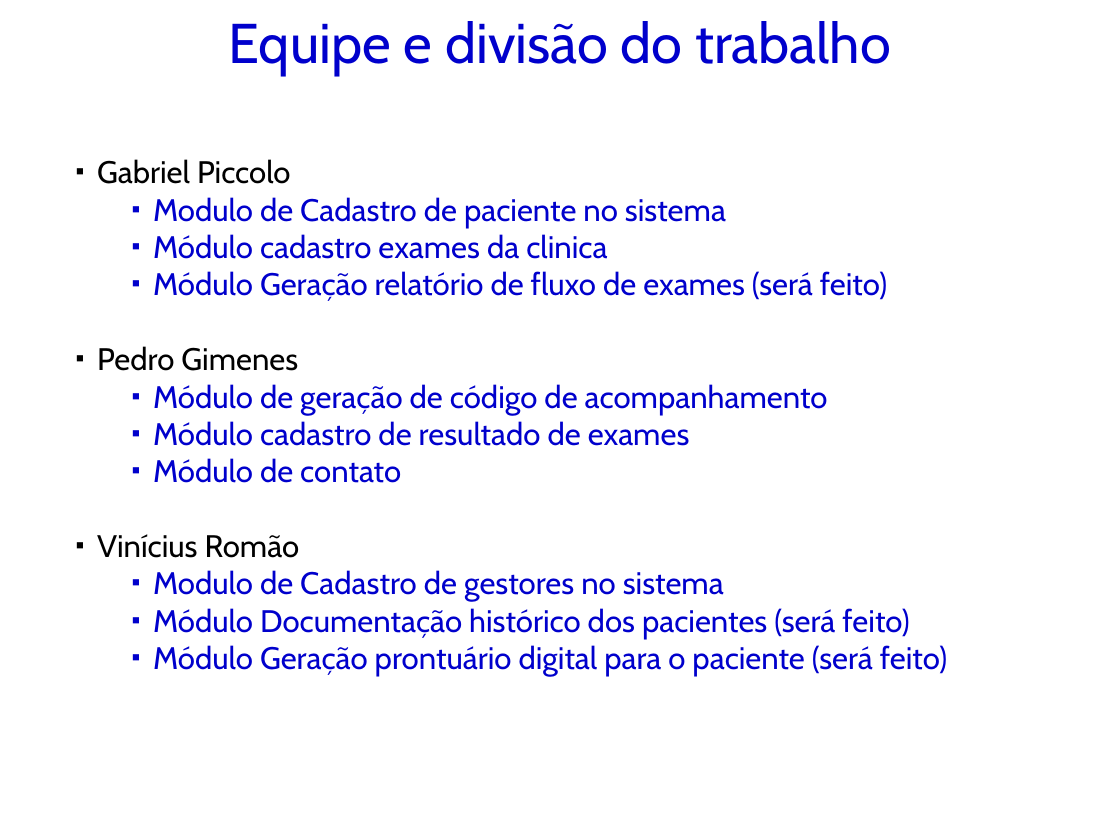
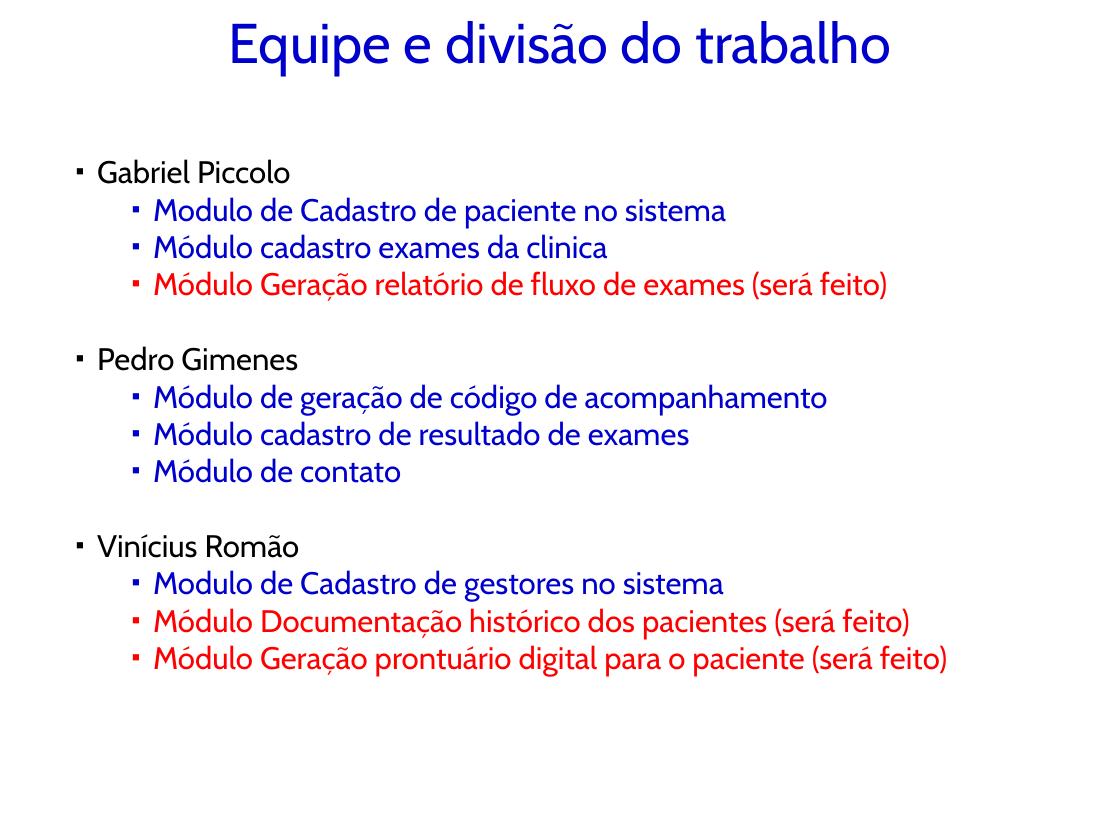
Before and after one commit to kokmz/TCCHUE, a slide deck: slide 3 of Arquivos do Anselmo preencidos - Semestre passado/GPS_2014_Modelo de Apresentação_PI.pptx (slide 4 before the commit). Drawn at 1120x840 pixels with LibreOffice and Linux fonts; fonts in the diff are those of the drawing; background and template pictures are left out. Boxes give left, top, right and bottom in pixels: in the first picture for what was removed or moved away, otherwise in the second. Text is boxed around its words. In the diff, an @@ line names an element or a change of style, - is before the commit and + after.

Commit message:
Atualização slide e documentação

```diff
--- a/Arquivos do Anselmo preencidos - Semestre passado/GPS_2014_Modelo de Apresentação_PI.pptx
+++ b/Arquivos do Anselmo preencidos - Semestre passado/GPS_2014_Modelo de Apresentação_PI.pptx
@@ text at [153, 271, 947, 676]: text colour #0000CC to #FF0000 in "Módulo Geração relatório de fluxo de exames ...", "Módulo Documentação histórico dos pacientes (será feito)", "Módulo Geração prontuário digital para o paciente ..." @@
```
Also in this commit, not shown: 8 other slides changed, 8 slides added, 5 slides removed, 1 other file.
